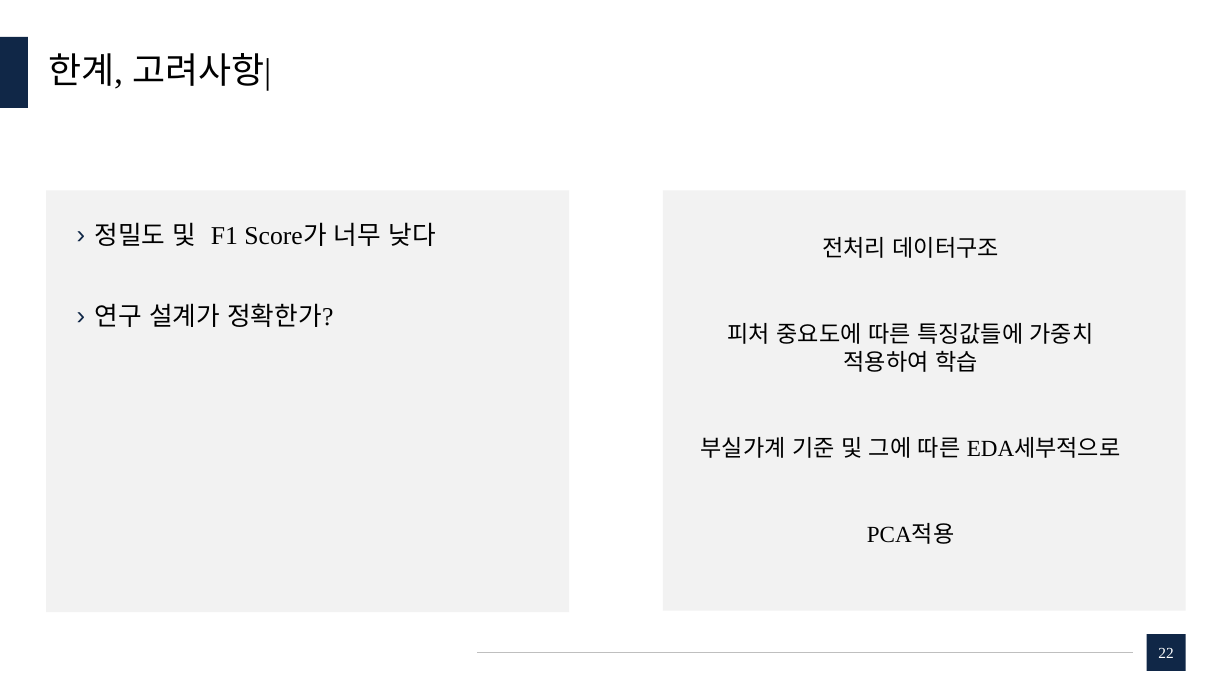
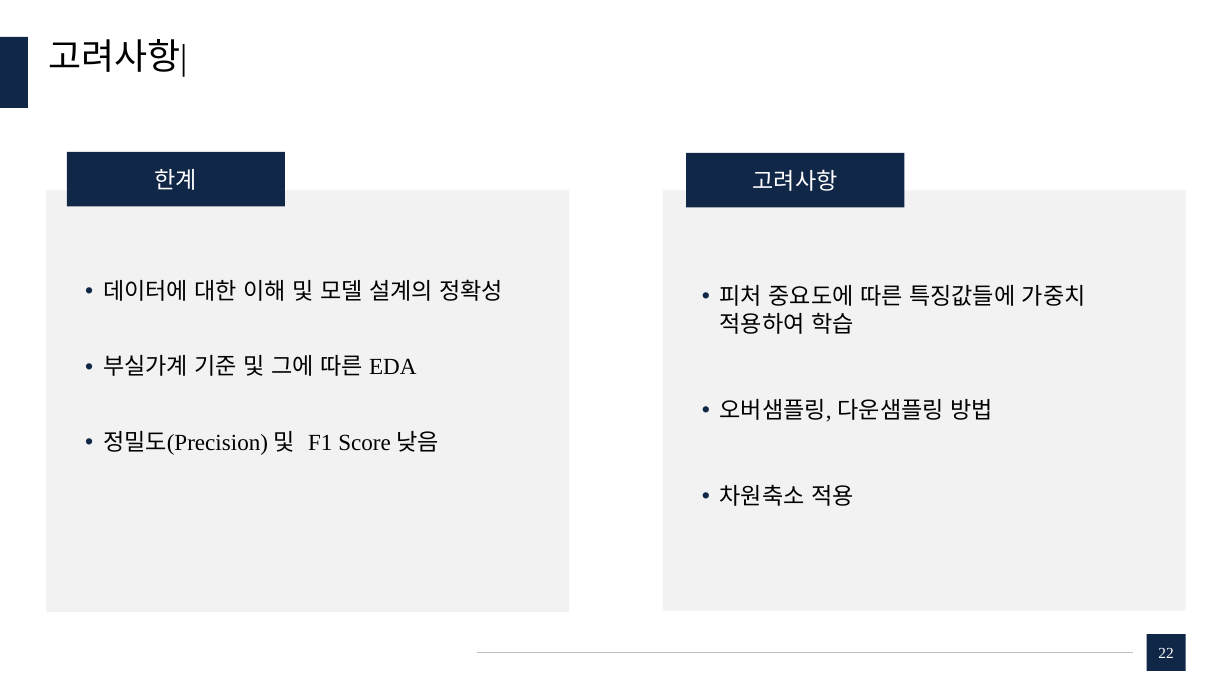
Before and after one commit to dudungE/Competition, a slide deck: slide 22 of ppt/부실가계분류모델에 관한 연구.pptx. Drawn at 1232x693 pixels with LibreOffice and Linux fonts; fonts in the diff are those of the drawing. Boxes give left, top, right and bottom in pixels: in the first picture for what was removed or moved away, otherwise in the second. Text is boxed around its words. In the diff, an @@ line names an element or a change of style, - is before the commit and + after.

```diff
--- a/ppt/부실가계분류모델에 관한 연구.pptx
+++ b/ppt/부실가계분류모델에 관한 연구.pptx
@@ title at <box>48,39,187,77</box>: text changed @@
-한계, 고려사항|
+고려사항|
@@ rectangle added at <box>67,152,285,206</box>, fill #102747, 18 pt, text #FFFFFF @@
+한계
@@ rectangle added at <box>687,152,905,207</box>, fill #102747, 18 pt, text #FFFFFF @@
+고려사항
@@ text "피처 중요도에 따른 특징값들에 가중치 ...": place and size @@
-text "피처 중요도에 따른 특징값들에 가중치 ..." at <box>701,237,1121,544</box>
+text "피처 중요도에 따른 특징값들에 가중치 ..." at <box>720,285,1086,506</box>
@@ text at <box>822,237,999,258</box>: paragraph removed @@
-전처리 데이터구조
@@ text at <box>103,279,503,455</box>: text changed; size 20 to 18 pt @@
-› 정밀도 및 F1 Score가 너무 낮다
-› 연구 설계가 정확한가?
+• 데이터에 대한 이해 및 모델 설계의 정확성
+• 부실가계 기준 및 그에 따른 EDA
+• 정밀도(Precision) 및 F1 Score 낮음
@@ text at <box>720,285,1086,334</box>: alignment centre to left; bullet none to • @@
@@ text at <box>720,399,993,506</box>: text changed @@
-부실가계 기준 및 그에 따른 EDA세부적으로
-PCA적용
+• 오버샘플링, 다운샘플링 방법
+• 차원축소 적용
```
Also in this commit, not shown: 22 other slides changed.
